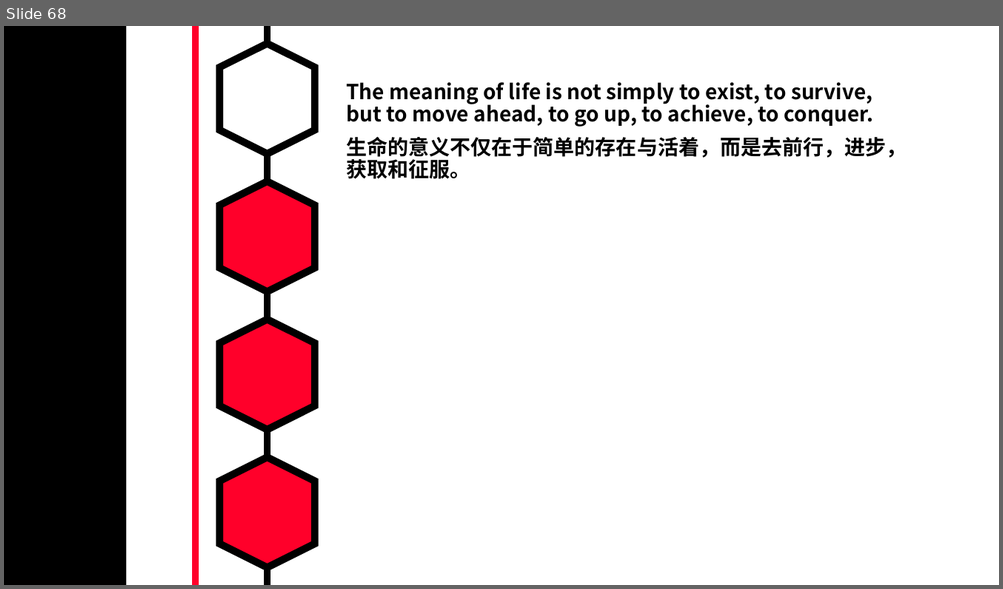
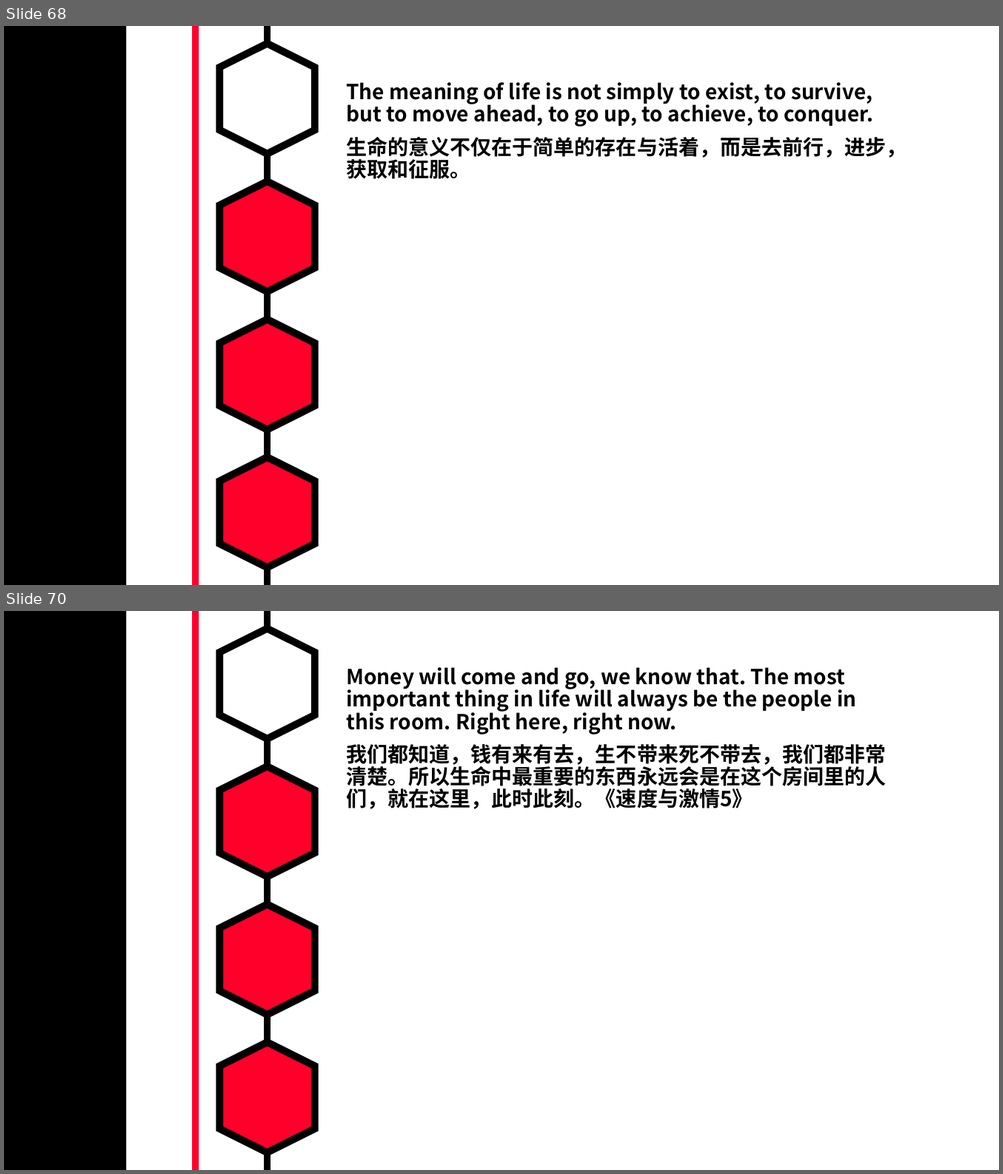
Before and after one commit to MarkShen1992/PPT-template, a slide deck: morning reading/iridescent english sentenses.pptx. Shown one above the other, each under a label of ours: slide 68 before the commit, slides 68 and 70 after it; the slides between them are not shown. The pictures are 1003x589 and 1003x1174 pixels, drawn with LibreOffice and Linux fonts; fonts in the diff are those of the drawing. Boxes give left, top, right and bottom in pixels: in the first picture for what was removed or moved away, otherwise in the second. Text is boxed around its words. In the diff, an @@ line names an element or a change of style, - is before the commit and + after.

```diff
--- a/morning reading/iridescent english sentenses.pptx
+++ b/morning reading/iridescent english sentenses.pptx
@@ slide 70 added at (4, 611, 999, 1170), background #FFFFFF; not listed: 7 template elements that a slide beside it also shows @@
@@ text added at (346, 667, 885, 809), 20 pt, text #000000, bold @@
+Money will come and go, we know that. The most important thing in life will always be the people in this room. Right here, right now.
+我们都知道，钱有来有去，生不带来死不带去，我们都非常清楚。所以生命中最重要的东西永远会是在这个房间里的人们，就在这里，此时此刻。《速度与激情5》
```
Also in this commit, not shown: 3 other slides added, 3 other files.
